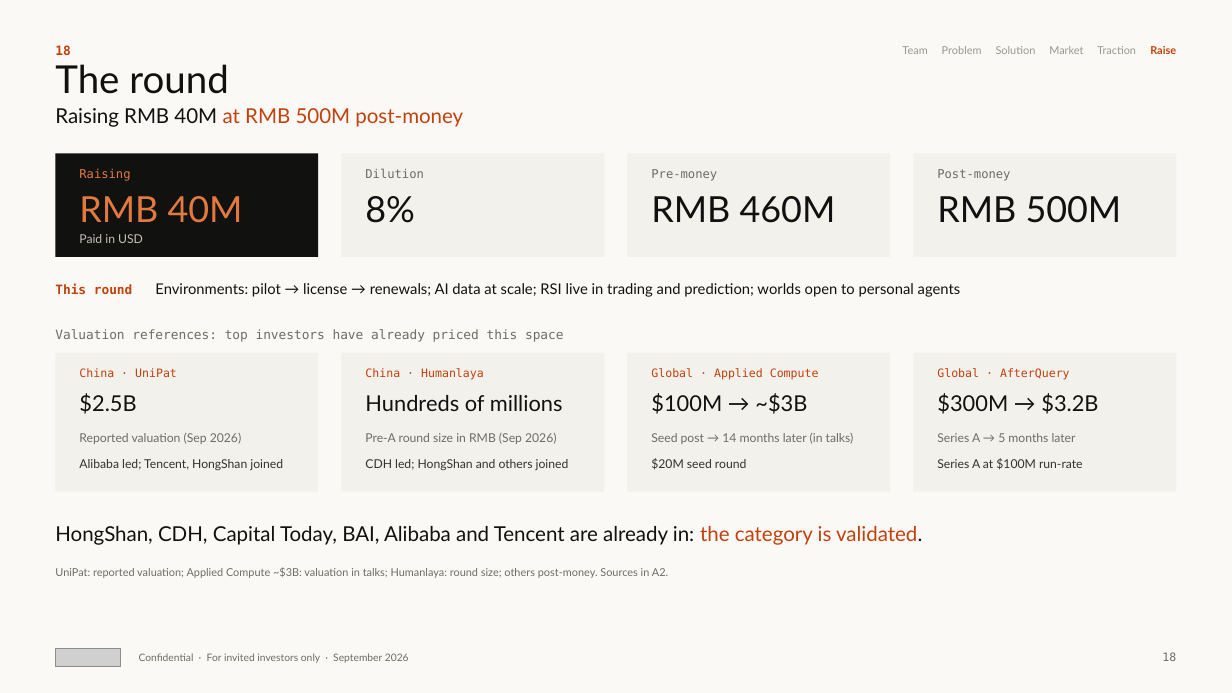
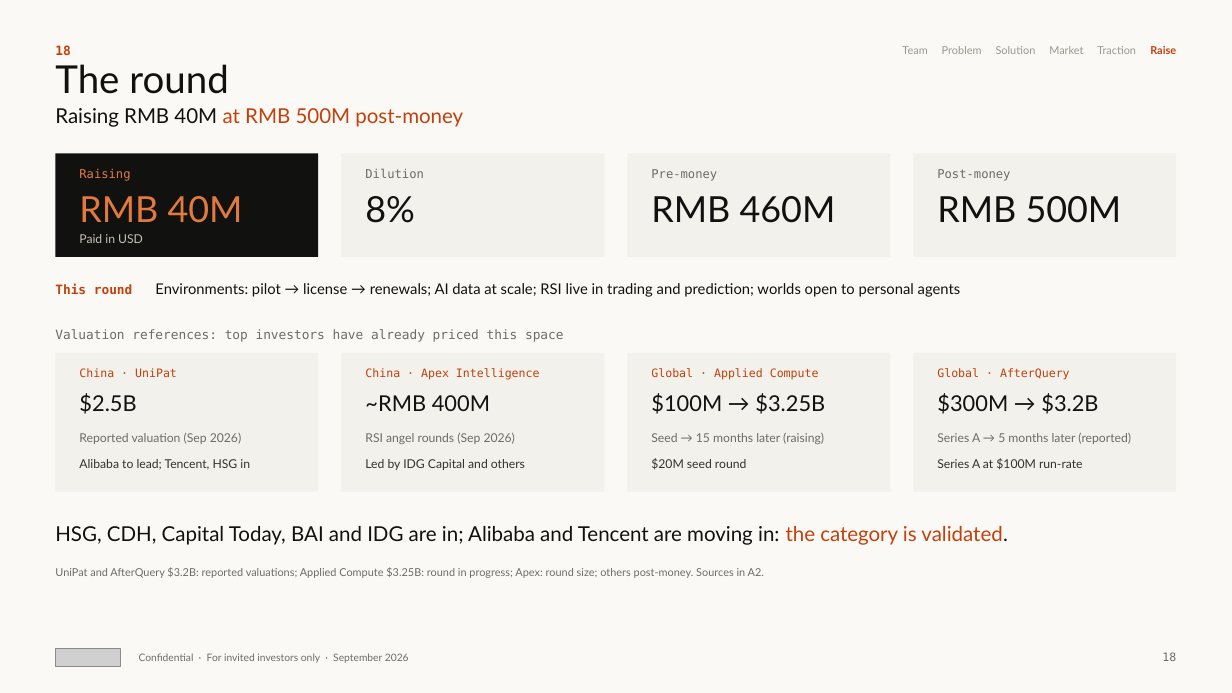
Before and after one commit to wangchen0802/Delta1, a slide deck: slide 18 of SimReal-BP-v29-EN.pptx. Drawn at 1232x693 pixels with LibreOffice and Linux fonts; fonts in the diff are those of the drawing; grey boxes stand for pictures. Boxes give left, top, right and bottom in pixels: in the first picture for what was removed or moved away, otherwise in the second. Text is boxed around its words. In the diff, an @@ line names an element or a change of style, - is before the commit and + after.

```diff
--- a/SimReal-BP-v29-EN.pptx
+++ b/SimReal-BP-v29-EN.pptx
@@ text at (365, 368, 540, 380): text changed @@
-China · Humanlaya
+China · Apex Intelligence
@@ text at (365, 395, 490, 411): text changed @@
-Hundreds of millions
+~RMB 400M
@@ text at (651, 393, 825, 414): text changed @@
-$100M → ~$3B
+$100M → $3.25B
@@ text at (365, 433, 515, 444): text changed @@
-Pre-A round size in RMB (Sep 2026)
+RSI angel rounds (Sep 2026)
@@ text at (651, 433, 824, 444): text changed @@
-Seed post → 14 months later (in talks)
+Seed → 15 months later (raising)
@@ text at (937, 433, 1131, 444): text changed @@
-Series A → 5 months later
+Series A → 5 months later (reported)
@@ text at (79, 459, 250, 470): text changed @@
-Alibaba led; Tencent, HongShan joined
+Alibaba to lead; Tencent, HSG in
@@ text at (365, 459, 525, 470): text changed @@
-CDH led; HongShan and others joined
+Led by IDG Capital and others
@@ text at (55, 526, 1007, 545): text changed @@
-HongShan, CDH, Capital Today, BAI, Alibaba and Tencent are already in: the category is validated.
+HSG, CDH, Capital Today, BAI and IDG are in; Alibaba and Tencent are moving in: the category is validated.
@@ text at (55, 567, 764, 578): text changed @@
-UniPat: reported valuation; Applied Compute ~$3B: valuation in talks; Humanlaya: round size; others post-money. Sources in A2.
+UniPat and AfterQuery $3.2B: reported valuations; Applied Compute $3.25B: round in progress; Apex: round size; others post-money. Sources in A2.
```
Also in this commit, not shown: 14 other slides changed, 7 other files.
